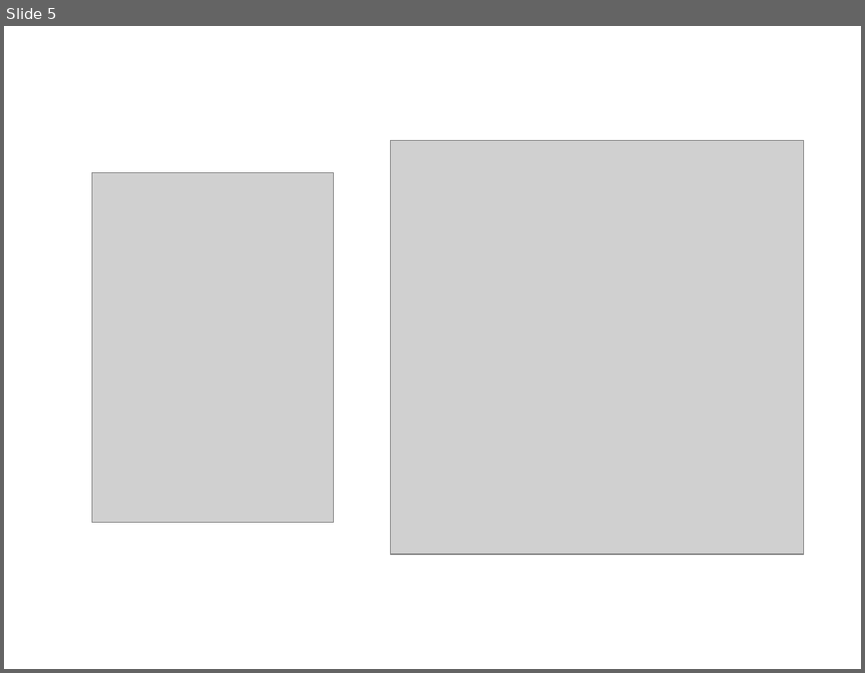
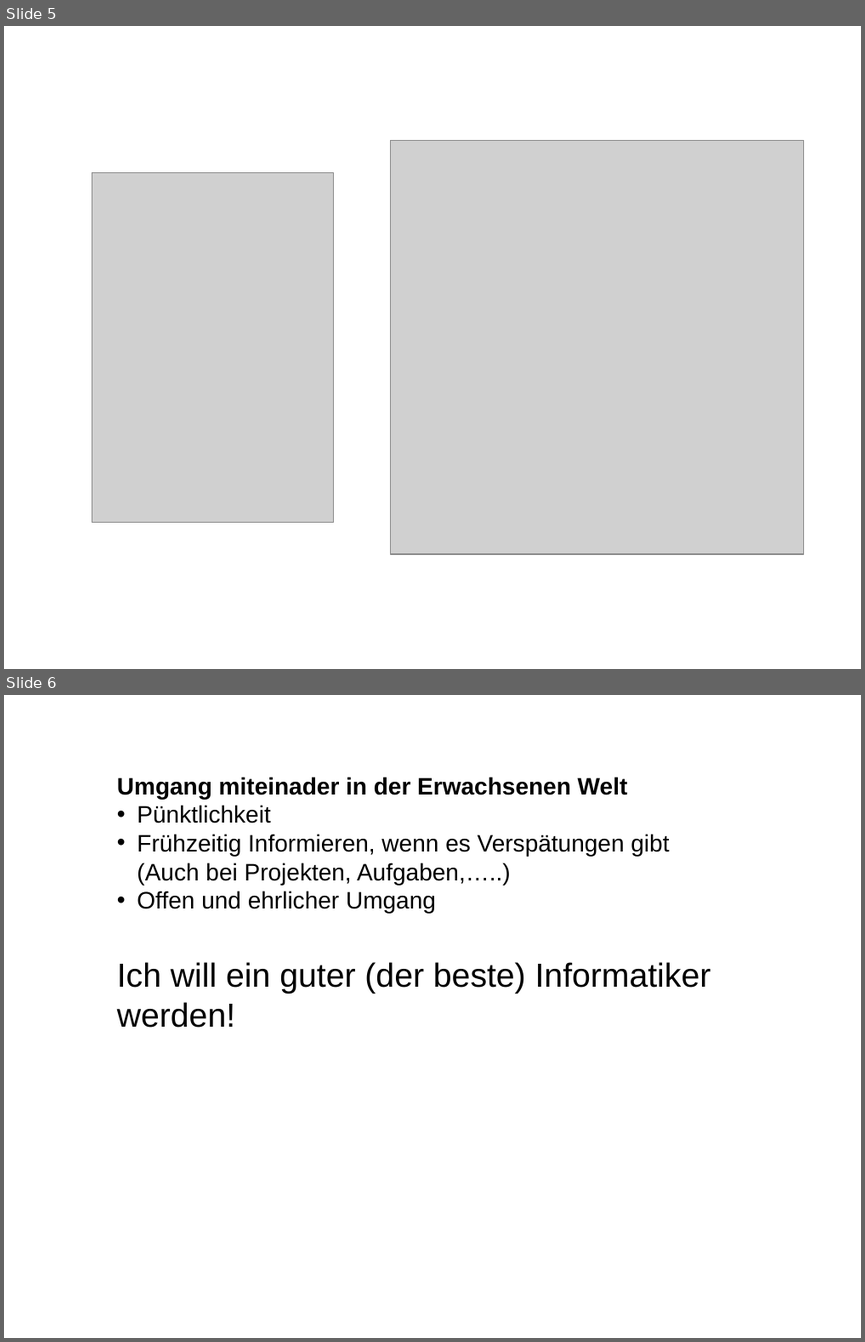
Before and after one commit to walter-rothlin/Source-Code, a slide deck: SchulungsUnterlagen/HWZ/WerBinIch.pptx. Shown one above the other, each under a label of ours: slide 5 before the commit, slides 5 and 6 after it. The pictures are 865x673 and 865x1342 pixels, drawn with LibreOffice and Linux fonts; fonts in the diff are those of the drawing; grey boxes stand for pictures. Boxes give left, top, right and bottom in pixels: in the first picture for what was removed or moved away, otherwise in the second. Text is boxed around its words. In the diff, an @@ line names an element or a change of style, - is before the commit and + after.

```diff
--- a/SchulungsUnterlagen/HWZ/WerBinIch.pptx
+++ b/SchulungsUnterlagen/HWZ/WerBinIch.pptx
@@ slide 6 added at (4, 695, 861, 1338), background #FFFFFF @@
@@ text added at (117, 777, 711, 1027), 20 pt, text #000000 @@
+Umgang miteinader in der Erwachsenen Welt
+• Pünktlichkeit
+• Frühzeitig Informieren, wenn es Verspätungen gibt (Auch bei Projekten, Aufgaben,…..)
+• Offen und ehrlicher Umgang
+Ich will ein guter (der beste) Informatiker werden!
```
Also in this commit, not shown: 5 slides changed, 9 other files.
